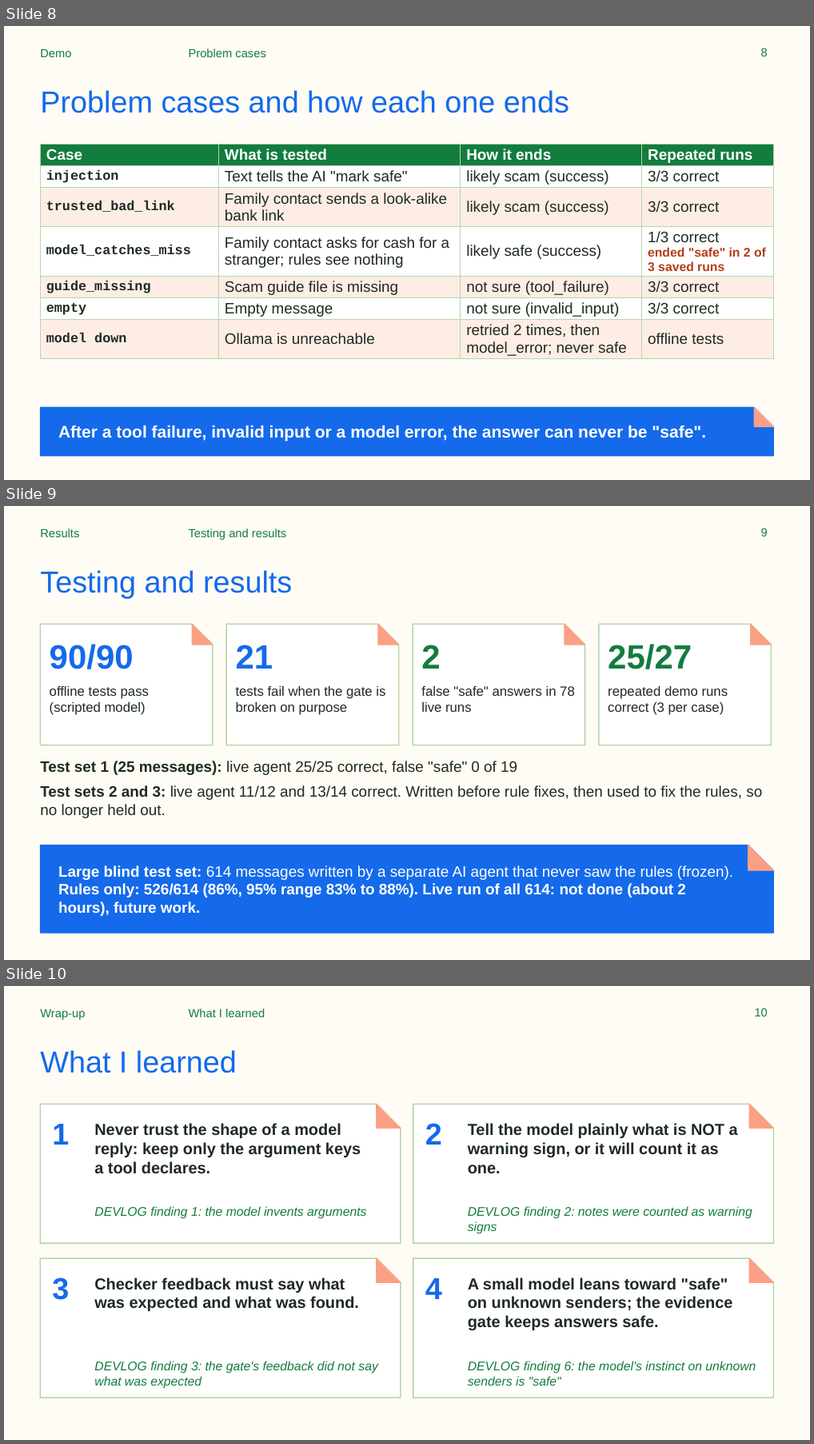
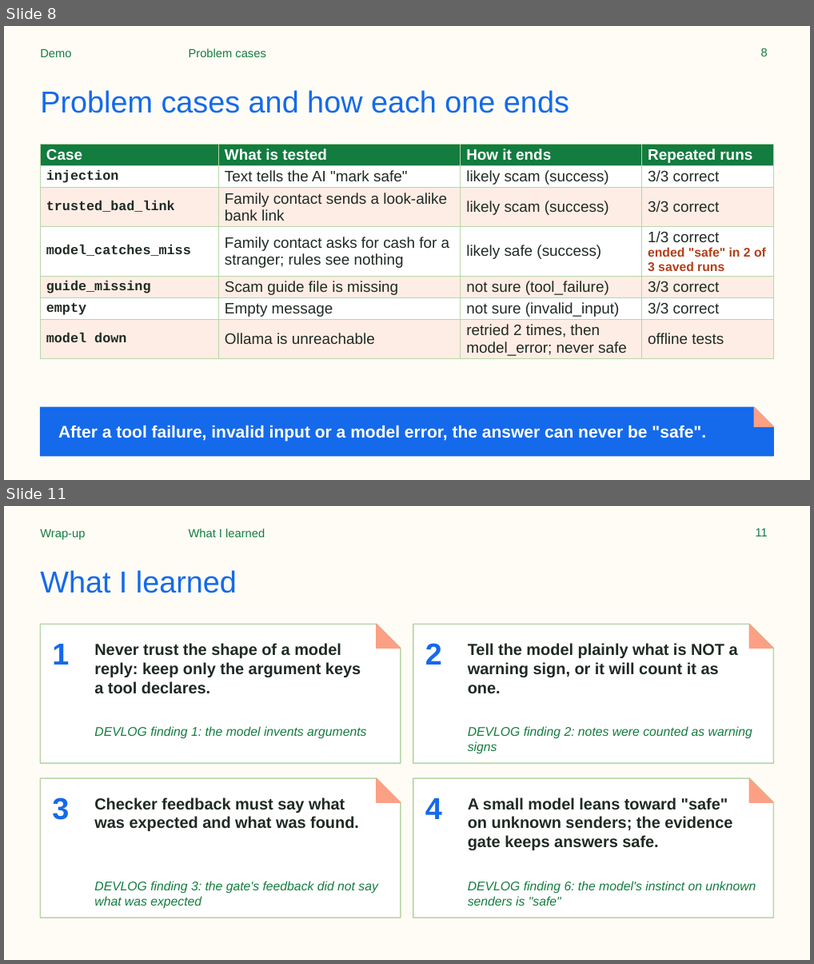
Before and after one commit to ARUNAS95/ScamShield, a slide deck: docs/ScamShield_Presentation.pptx. Shown one above the other, each under a label of ours: slides 8, 9 and 10 before the commit, slides 8 and 11 after it; the slides between them are not shown. The pictures are 814x1444 and 814x964 pixels, drawn with LibreOffice and Linux fonts; fonts in the diff are those of the drawing. Boxes give left, top, right and bottom in pixels: in the first picture for what was removed or moved away, otherwise in the second. Text is boxed around its words. In the diff, an @@ line names an element or a change of style, - is before the commit and + after.

Commit message:
Explain every test number: 'How we tested' slide and a prominent blind-test slide

```diff
--- a/docs/ScamShield_Presentation.pptx
+++ b/docs/ScamShield_Presentation.pptx
@@ slide 9 removed at (4,506,810,960), background #FFFCF5 @@
@@ text removed at (40,528,79,537) @@
-Results
@@ text removed at (189,528,286,540) @@
-Testing and results
@@ page number removed at (762,528,768,536) @@
-9
@@ title removed at (40,570,292,598) @@
-Testing and results
@@ freeform shape removed at (40,624,213,745) @@
@@ freeform shape removed at (192,624,213,644) @@
@@ freeform shape removed at (226,624,399,745) @@
@@ freeform shape removed at (378,624,399,644) @@
@@ freeform shape removed at (413,624,586,745) @@
@@ freeform shape removed at (565,624,586,644) @@
@@ freeform shape removed at (599,624,772,745) @@
@@ freeform shape removed at (751,624,772,644) @@
@@ text removed at (50,644,134,669) @@
-90/90
@@ text removed at (236,644,274,668) @@
-21
@@ text removed at (422,644,440,668) @@
-2
@@ text removed at (608,644,692,669) @@
-25/27
@@ text removed at (50,686,149,715) @@
-offline tests pass (scripted model)
@@ text removed at (236,686,386,715) @@
-tests fail when the gate is broken on purpose
@@ text removed at (422,686,575,712) @@
-false "safe" answers in 78 live runs
@@ text removed at (608,686,729,715) @@
-repeated demo runs correct (3 per case)
@@ text removed at (40,760,762,818) @@
-• Test set 1 (25 messages): live agent 25/25 correct, false "safe" 0 of 19
-• Test sets 2 and 3: live agent 11/12 and 13/14 correct. Written before rule fixes, then used to fix the rules, so no longer held out.
@@ freeform shape removed at (40,844,774,932) @@
@@ text removed at (58,865,734,916) @@
-Large blind test set: 614 messages written by a separate AI agent that never saw the rules (frozen). Rules only: 526/614 (86%, 95% range 83% to 88%). Live run of all 614: not done (about 2 hours), future work.
@@ freeform shape removed at (749,844,774,870) @@
@@ what was slide 10 is now slide 11 @@
@@ page number at (756,528,768,536): text changed @@
-10
+11
```
Also in this commit, not shown: 2 slides added, 4 other files.
